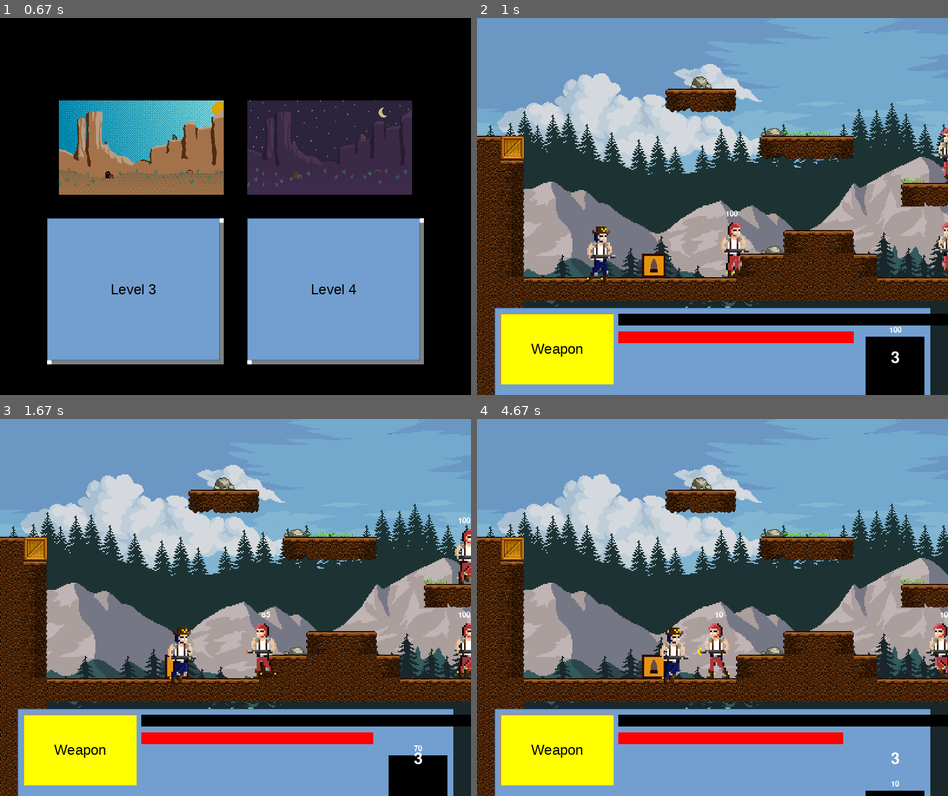
Above: before the commit, frames 1-4 (two rows, left to right).
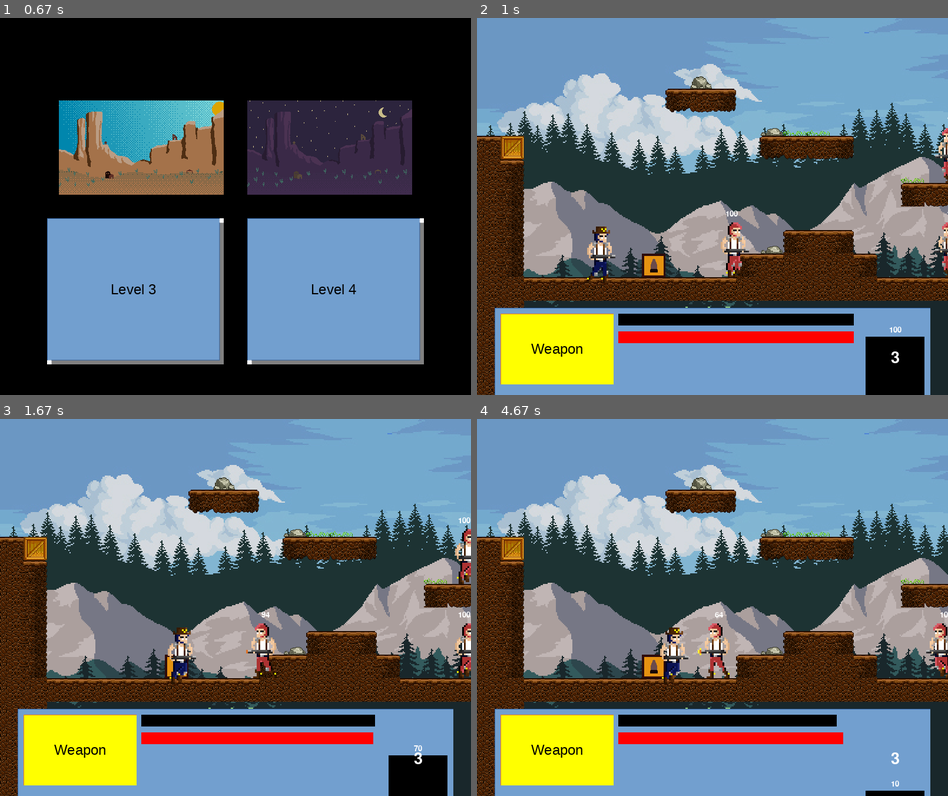
Above: after the commit, the same moments.

Repository: DevsInTheShed/pyGameJam2021
Game: pygame game, started from main.py
Two runs of this game, one before a commit and one after it. Both use one fixed random seed, a clock stepped at 60 frames per second and the inputs below.
Inputs (mouse positions are in pixels of both pictures, inside the frame that each line leads up to):
- Up to frame 1 (0.67 s): click (235, 217) at 0.38 s
- Up to frame 2 (1 s): click (811, 289) at 0.72 s
- Up to frame 3 (1.67 s): tap V at 1 s; hold Right from 1.33 s (still down); tap Space at 1.4 s
- Up to frame 4 (4.67 s): tap Space at 1.7, 1.9, 2.23, 2.53, 2.73, 3.03, 3.3, 3.6, 3.73, 4.13, 4.43 s; release Right at 1.8 s; hold Up 1.83-2.13 s; tap V at 1.98, 3.38 s; hold Right 2.17-2.63 s; hold Left 2.67-3.2 s; hold Left 3.23-3.63 s; hold Up 3.67-4.03 s; hold Right from 4.07 s (still down)

Frame 1 is identical in both runs. In frame 2, 0.6% of the frame differs, in the area x 80-100%, y 78-82%; in frame 3, 0.7%; in frame 4, 0.8%, in the area x 50-100%, y 51-82%.

Commit message:
fix fly so it cant go off top of screen. fix hud for ammo %

Diff:
--- a/game/hud.py
+++ b/game/hud.py
@@ -32,7 +32,11 @@
         text_width, text_height = TitleFont.size(str(self.lives))
         ViewScreen.blit(lives, (healthBar.centerx - text_width//2, healthBar.bottom - (text_height + 50)))
 
-        ammoBar = pygame.Rect(self.rect.left + self.weaponRect.width + self.space, self.rect.top + self.space, self.weapon.bullet_count*4, 20)
+        barWidth = 400
+        percent = (self.weapon.bullet_count/self.weapon.maxAmmo) * 100
+        bar = ((percent*barWidth)/100)
+
+        ammoBar = pygame.Rect(self.rect.left + self.weaponRect.width + self.space, self.rect.top + self.space, bar, 20)
         pygame.draw.rect(ViewScreen, BLACK, ammoBar)
         fuelBar = pygame.Rect(self.rect.left + self.weaponRect.width + self.space, self.rect.top + self.space*4, self.fuel*4, 20)
         pygame.draw.rect(ViewScreen, RED, fuelBar)
--- a/game/player.py
+++ b/game/player.py
@@ -10,13 +10,13 @@
         self.lives = 3
         self.fuel = 100
 
-        flamethrower = Weapon(ammo=500, cooldown=1, damage=5, img=ShotgunImg, ammoImg=FlameImg)
+        flamethrower = Weapon(ammo=500, cooldown=1, damage=2, img=ShotgunImg, ammoImg=FlameImg)
         flamethrower.active = True
 
         shotgun = Weapon(ammo=20, cooldown=10, damage=25, img=ShotgunImg, ammoImg=BulletImg)
         shotgun.active = True
 
-        rocket = Weapon(ammo=3, cooldown=30, damage=25, img=ShotgunImg, ammoImg=BulletImg)
+        rocket = Weapon(ammo=3, cooldown=30, damage=75, img=ShotgunImg, ammoImg=BulletImg)
         rocket.active = True
 
         self.weapons = {
@@ -67,7 +67,7 @@
     def move(self, move_left, move_right, scroll, length):
         super().move(move_left, move_right)
 
-        if self.state[pygame.K_v] and self.fuel > 0:
+        if self.state[pygame.K_v] and self.fuel > 0 and self.rect.top >= 0:
             self.fuel -= .5
             self.velocity_y = -5
             self.in_air = True
--- a/game/weapons.py
+++ b/game/weapons.py
@@ -4,6 +4,7 @@
         self.cooldown = cooldown
         self.timer = 0
         self.bullet_count = ammo
+        self.maxAmmo = self.bullet_count
         self.damage = damage
         self.image = img
         self.ammoImg = ammoImg
